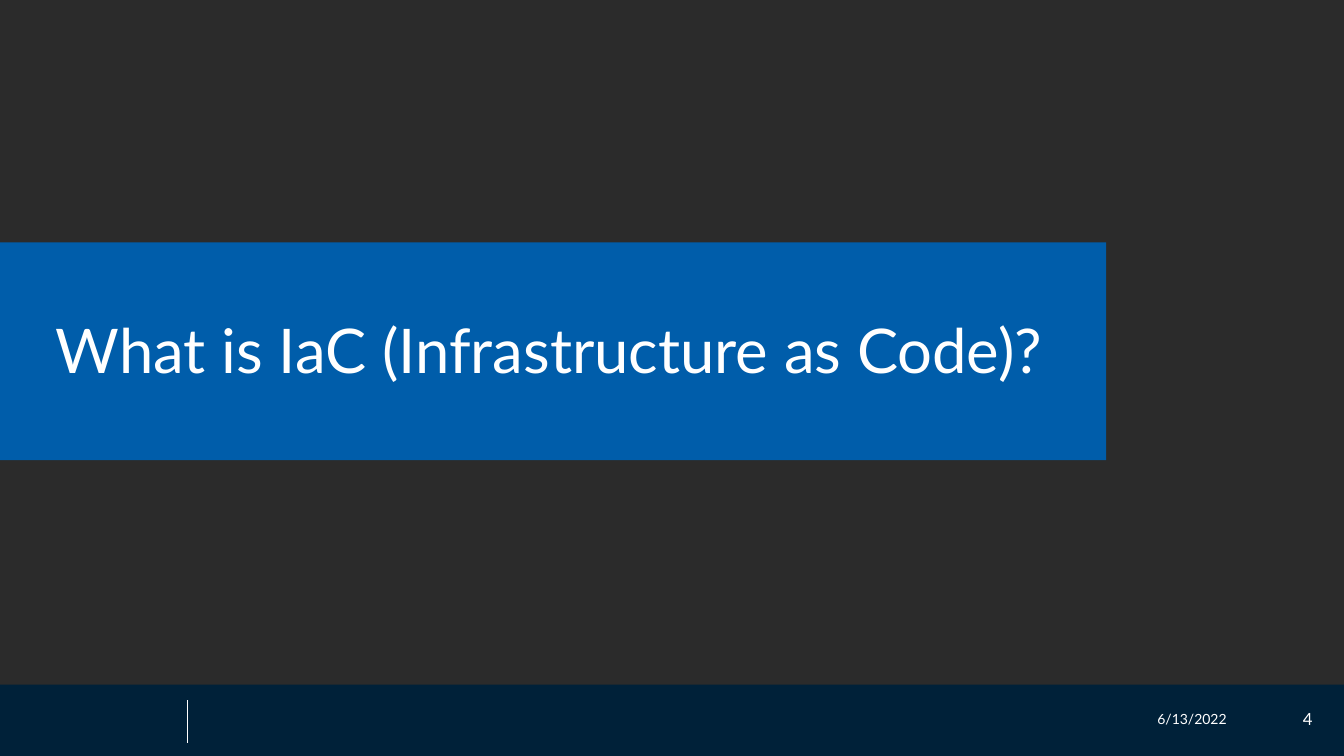
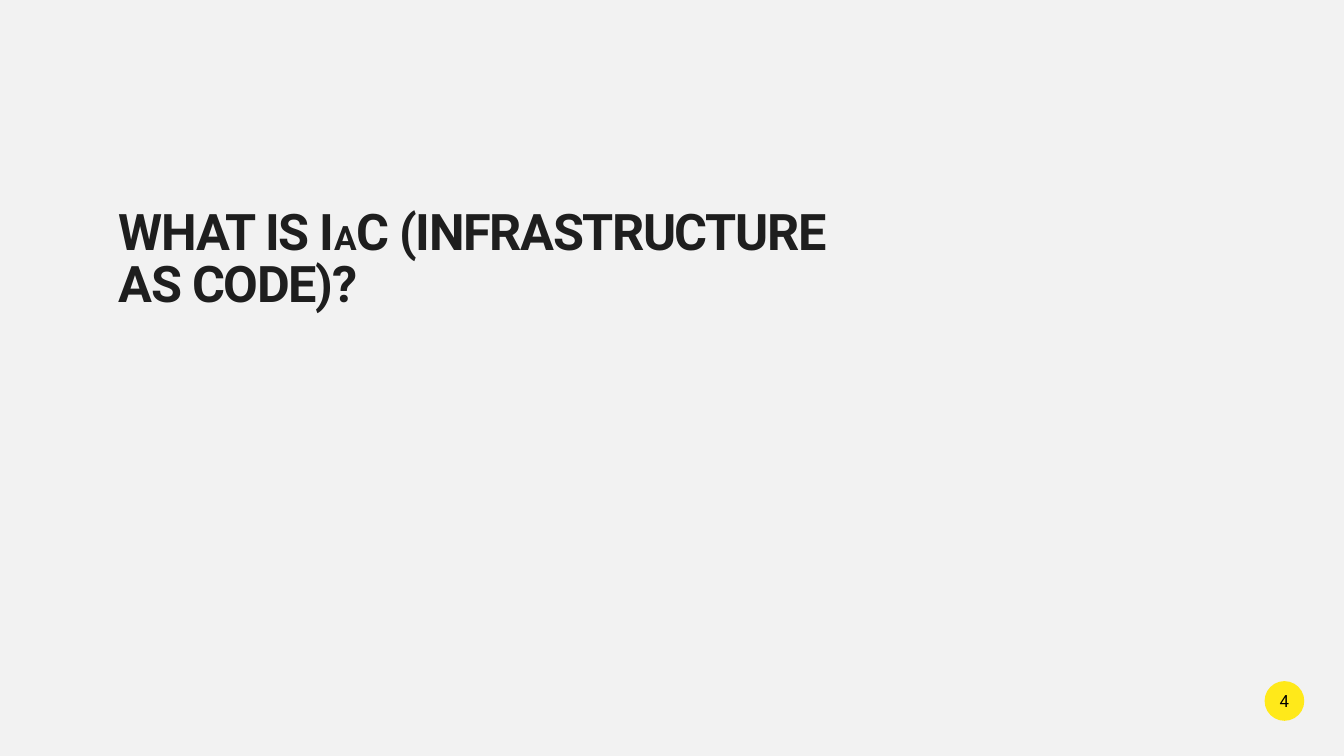
Before and after one commit to ZMon3y/bicepRBAC, a slide deck: slide 4 of bicepRBAC.pptx. Drawn at 1344x756 pixels with LibreOffice and Linux fonts; fonts in the diff are those of the drawing; background and template pictures are left out; a plain dark background stands for a picture behind light text. Boxes give left, top, right and bottom in pixels: in the first picture for what was removed or moved away, otherwise in the second. Text is boxed around its words. In the diff, an @@ line names an element or a change of style, - is before the commit and + after.

```diff
--- a/bicepRBAC.pptx
+++ b/bicepRBAC.pptx
@@ background picture (left out) to #F2F2F2 @@
@@ text "WHAT IS IAC (INFRASTRUCTURE AS ..." at bbox=[119, 210, 827, 313]: vertical alignment middle to top @@
@@ text at bbox=[119, 210, 827, 313]: text changed; size 44 to 36 pt; font Lato to Roboto; text colour #FFFFFF to #1E1E1E; bold on @@
-What is IaC (Infrastructure as Code)?
+WHAT IS IAC (INFRASTRUCTURE AS CODE)?
@@ rectangle removed at bbox=[0, 243, 1106, 461] @@
@@ rectangle removed at bbox=[0, 685, 1344, 756] @@
@@ page number added at bbox=[1265, 682, 1305, 721], fill #FFE91A, 12 pt, text #000000 @@
+4
@@ line removed from (188, 701) to (188, 743) @@
@@ text removed at bbox=[1157, 713, 1226, 725] @@
-6/13/2022
@@ page number removed at bbox=[1303, 713, 1313, 725] @@
-4
```
Also in this commit, not shown: 9 other slides changed, 1 slide added, 1 slide removed, 2 other files.
